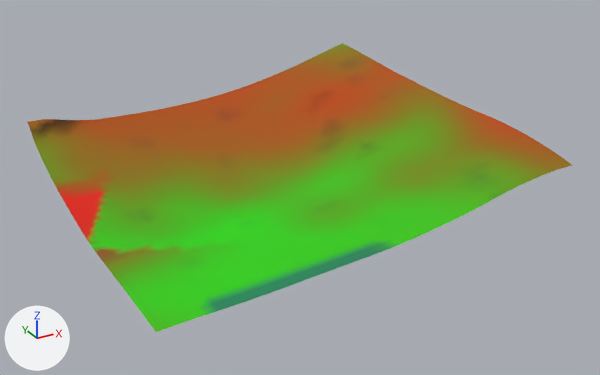
The glTF model games/yorimichi/assets/belmonte/meshes/SM_BM_BT_Terrain_6_3.glb: old version first, new version second.
Both versions are drawn from a camera (50 mm lens) standing at (413.0, -149.0, 220.0) and looking at (649.0, 280.0, 5.0). Arrows for +X, +Y and +Z are at lower left; the lights stay in place. The picture after the commit comes second.

The first picture shows 'SM_BM_BT_Terrain_6_3'.
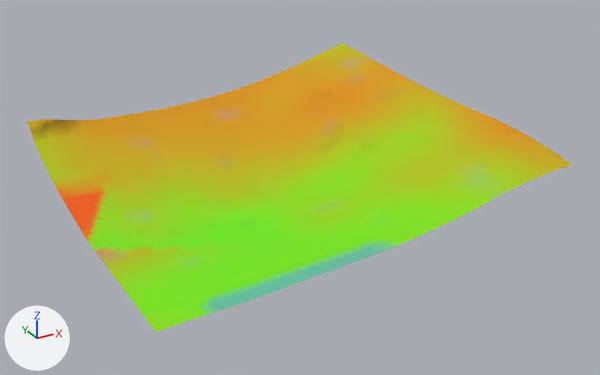
Changed parts and their boxes (x1, y1, x2, y2) in the pictures (600 x 375 px):
```json
{"part": 1, "of": "me_sm_bt_terrain_6_3", "change": "recoloured", "before": [90, 125, 519, 332], "after": [90, 125, 519, 332], "on screen": "lighter"}
{"part": 2, "of": "me_sm_bt_terrain_6_3", "change": "recoloured", "before": [27, 58, 562, 254], "after": [27, 58, 562, 254], "on screen": "lighter"}
{"part": 3, "of": "me_sm_bt_terrain_6_3", "change": "recoloured", "before": [31, 43, 572, 271], "after": [31, 43, 572, 271], "on screen": "lighter"}
```

Scene script edits in JSON lines:
```json
{"block": "me_sm_bt_terrain_6_3", "where": "me_sm_bt_terrain_6_3.from_pydata(...)  # 1137 vertices, 2141 faces; spans x 512.0..768.0, y 168.0..424.0, z -1.0..54.0"}
{"block": "me_sm_bt_terrain_6_3", "where": "# used by ob_sm_bm_bt_terrain_6_3; location = (0.0, 0.0, 0.0)"}
{"block": "me_sm_bt_terrain_6_3", "change": "me_sm_bt_terrain_6_3 part 1: 873 faces centred in x 513.0..733.0, y 170.0..325.0, z -1.0..33.0 are repainted in the vertex colours; the middle colour goes from green #41bb00 to green #8ade00"}
{"block": "me_sm_bt_terrain_6_3", "change": "me_sm_bt_terrain_6_3 part 2: 692 faces centred in x 513.0..765.0, y 178.0..423.0, z 0.0..50.0 are repainted in the vertex colours; the middle colour goes from brown #ab5300 to yellow #d69b00"}
{"block": "me_sm_bt_terrain_6_3", "change": "me_sm_bt_terrain_6_3 part 3: 576 faces centred in x 513.0..765.0, y 170.0..423.0, z 0.0..53.0 are repainted in the vertex colours; the middle colour goes from yellow #807c00 to yellow #bcb900"}
```
